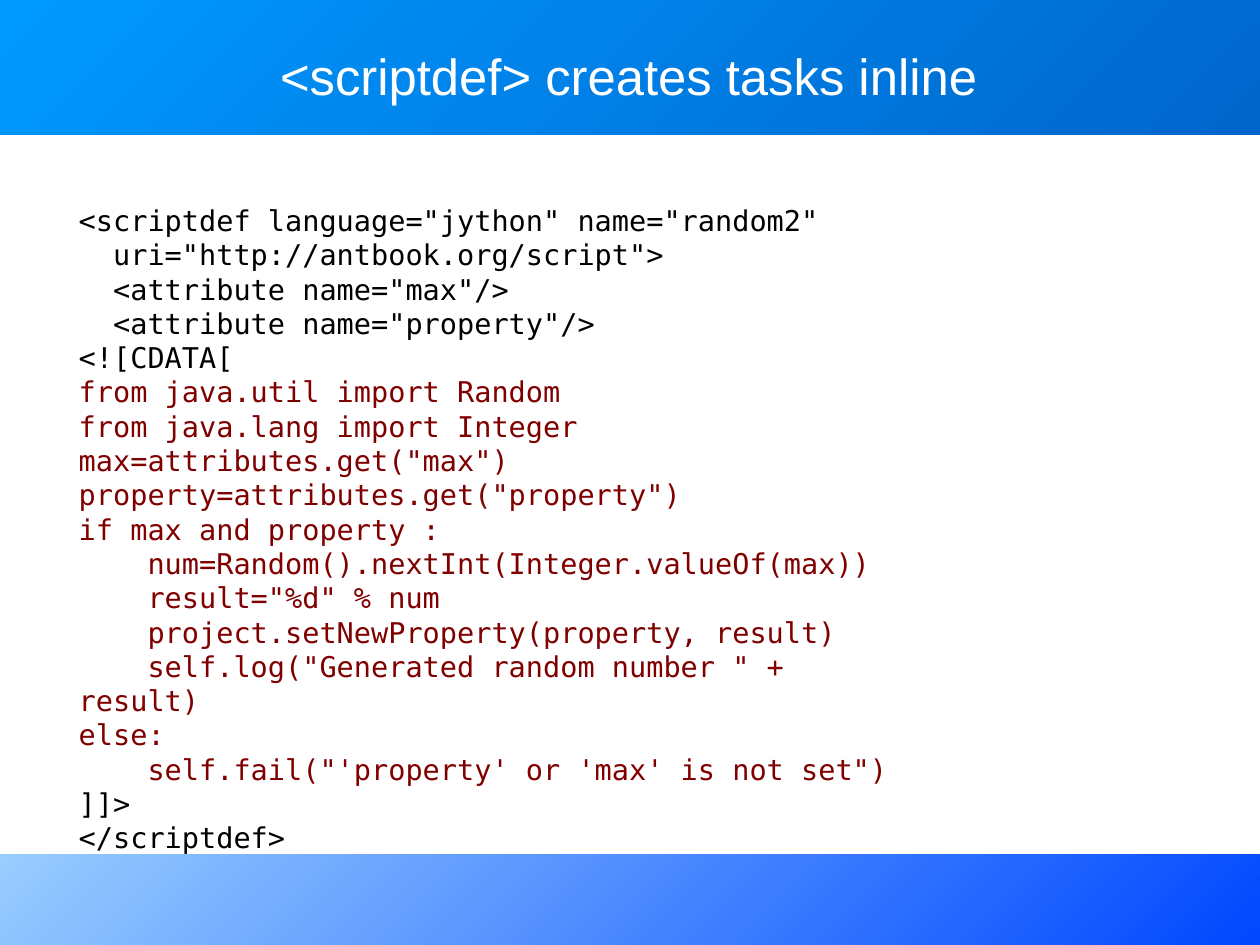
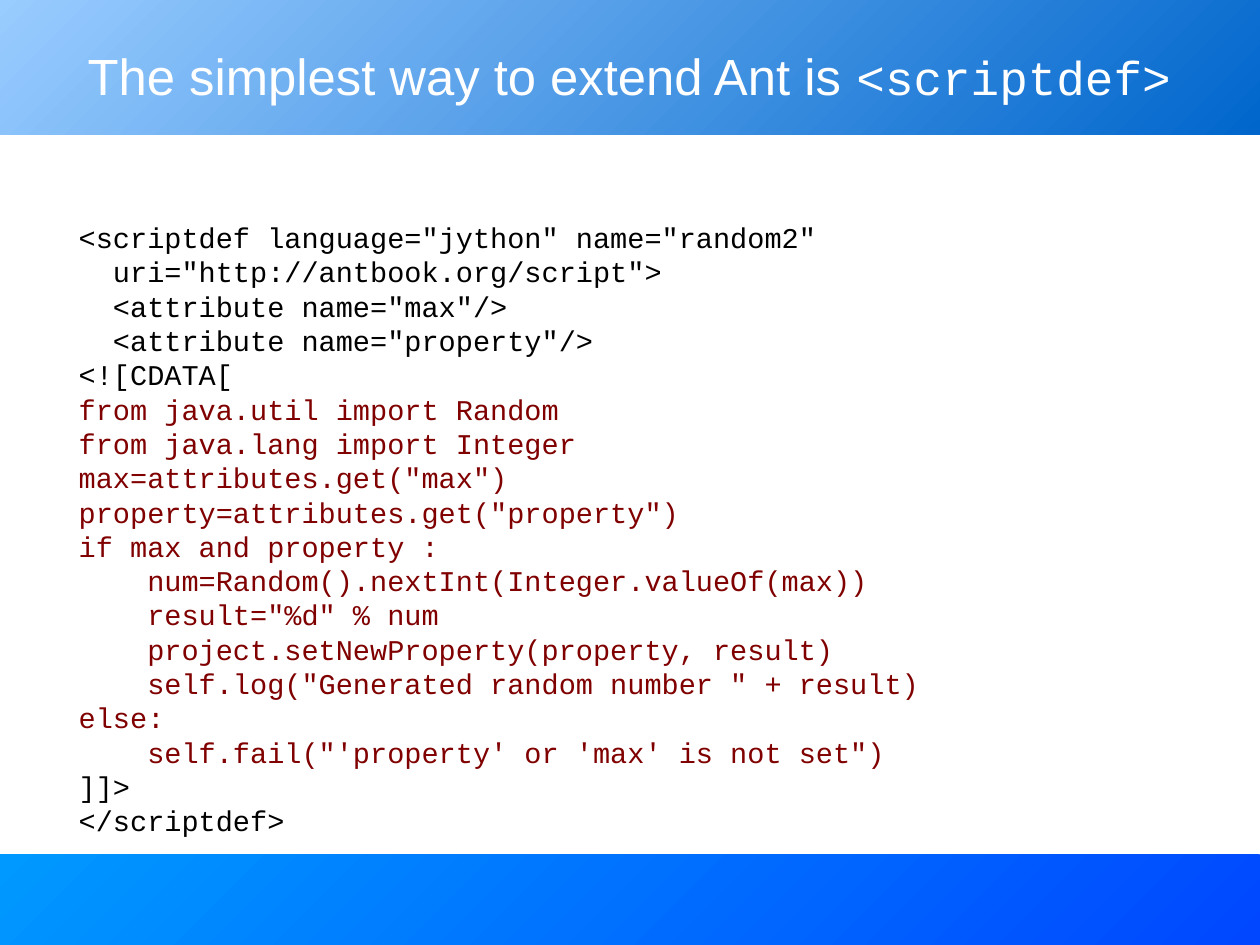
Before and after one commit to BeatrizTercero/repoSvnAnt, a slide deck: slide 6 of core/trunk/docs/slides/extending_ant.odp. Drawn at 1260x945 pixels with LibreOffice and Linux fonts; fonts in the diff are those of the drawing. Boxes give left, top, right and bottom in pixels: in the first picture for what was removed or moved away, otherwise in the second. Text is boxed around its words. In the diff, an @@ line names an element or a change of style, - is before the commit and + after.

```diff
--- a/core/trunk/docs/slides/extending_ant.odp
+++ b/core/trunk/docs/slides/extending_ant.odp
@@ rectangle at [0, 0, 1260, 135]: fill gradient #0066CC to #0099FF to gradient #0066CC to #99CCFF @@
@@ title at [88, 58, 1170, 106]: text changed @@
-<scriptdef> creates tasks inline
+The simplest way to extend Ant is <scriptdef>
@@ text "<scriptdef language="jython" name="random2"" at [79, 228, 919, 837]: font DejaVu Sans Mono to Courier New @@
@@ rectangle at [0, 855, 1260, 945]: fill gradient #0047FF to #99CCFF to gradient #0047FF to #0099FF @@
```
Also in this commit, not shown: 23 other slides changed, 6 slides added, 1 slide removed.
